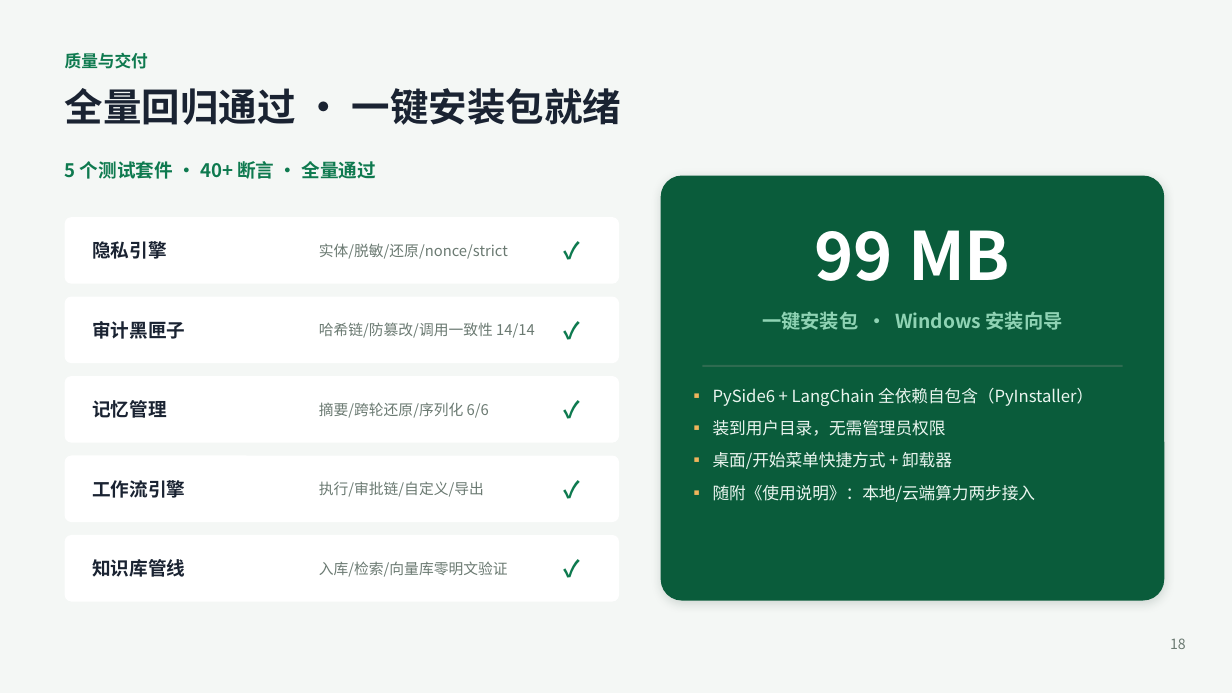
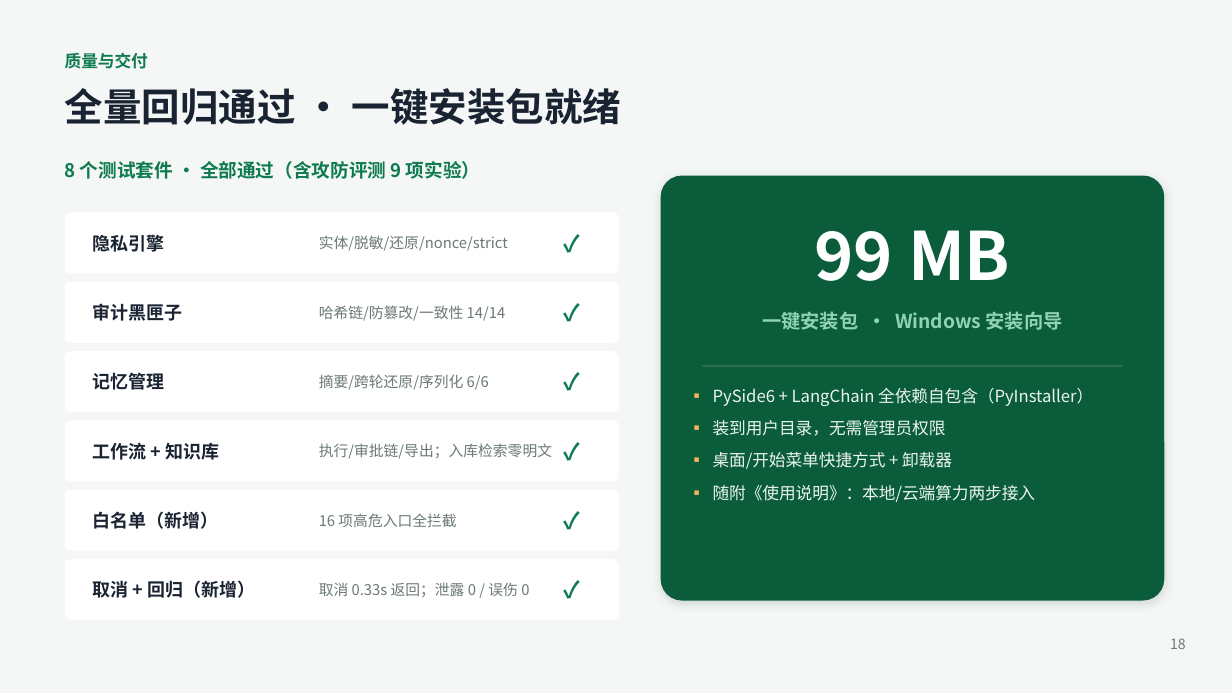
Before and after one commit to Andysun06/yindun-agent, a slide deck: slide 18 of 隐盾安全智能体_项目汇报.pptx. Drawn at 1232x693 pixels with LibreOffice and Linux fonts; fonts in the diff are those of the drawing. Boxes give left, top, right and bottom in pixels: in the first picture for what was removed or moved away, otherwise in the second. Text is boxed around its words. In the diff, an @@ line names an element or a change of style, - is before the commit and + after.

Commit message:
文档同步：技术报告与PPT对齐第二轮安全加固（表3新增5条红队记录、表4扩至8套件、审批弹窗换新界面图、命令白名单口径更新）

```diff
--- a/隐盾安全智能体_项目汇报.pptx
+++ b/隐盾安全智能体_项目汇报.pptx
@@ text at (65, 161, 481, 179): text changed @@
-5 个测试套件 · 40+ 断言 · 全量通过
+8 个测试套件 · 全部通过（含攻防评测 9 项实验）
@@ rounded rectangle: place and size @@
-rounded rectangle at (65, 217, 619, 284)
+rounded rectangle at (65, 213, 619, 274)
@@ text "实体/脱敏/还原/nonce/strict": place and size @@
-text "实体/脱敏/还原/nonce/strict" at (319, 243, 508, 259)
+text "实体/脱敏/还原/nonce/strict" at (319, 235, 508, 251)
@@ text "✓" rewrapped from (564, 217, 610, 284) to (564, 213, 610, 274) @@
@@ rounded rectangle: place and size @@
-rounded rectangle at (65, 297, 619, 363)
+rounded rectangle at (65, 282, 619, 343)
@@ text "审计黑匣子": place and size @@
-text "审计黑匣子" at (92, 321, 185, 339)
+text "审计黑匣子" at (92, 303, 182, 321)
@@ text "✓" rewrapped from (564, 297, 610, 363) to (564, 282, 610, 343) @@
@@ text at (319, 305, 506, 321): text changed @@
-哈希链/防篡改/调用一致性 14/14
+哈希链/防篡改/一致性 14/14
@@ rounded rectangle: place and size @@
-rounded rectangle at (65, 376, 619, 443)
+rounded rectangle at (65, 351, 619, 412)
@@ size 14.5 to 14 pt in 3 elements at (92, 234, 164, 252), (92, 303, 182, 321), (92, 372, 164, 390) @@
@@ text "记忆管理": place and size @@
-text "记忆管理" at (92, 400, 167, 418)
+text "记忆管理" at (92, 372, 164, 390)
@@ text "摘要/跨轮还原/序列化 6/6": place and size @@
-text "摘要/跨轮还原/序列化 6/6" at (319, 402, 489, 418)
+text "摘要/跨轮还原/序列化 6/6" at (319, 374, 489, 390)
@@ text "✓" rewrapped from (564, 376, 610, 443) to (564, 351, 610, 412) @@
@@ rounded rectangle added at (65, 421, 619, 482), fill #FFFFFF @@
@@ text at (92, 443, 219, 460): text changed; size 14.5 to 14 pt @@
-工作流引擎
+工作流 + 知识库
@@ text at (319, 443, 552, 459): text changed @@
-执行/审批链/自定义/导出
+执行/审批链/导出；入库检索零明文
@@ text added at (564, 421, 610, 482), 18 pt, text #0E7A4F, bold @@
+✓
@@ rounded rectangle: place and size @@
-rounded rectangle at (65, 456, 619, 522)
+rounded rectangle at (65, 490, 619, 551)
@@ text "✓" rewrapped from (564, 456, 610, 522) to (564, 490, 610, 551) @@
@@ text added at (92, 511, 218, 529), 14 pt, text #1A2332, bold @@
+白名单（新增）
@@ text added at (319, 513, 456, 527), 11.5 pt, text #6B7A72 @@
+16 项高危入口全拦截
@@ rounded rectangle: place and size @@
-rounded rectangle at (65, 535, 619, 602)
+rounded rectangle at (65, 559, 619, 620)
@@ text removed at (92, 559, 185, 577) @@
-知识库管线
@@ text removed at (319, 561, 508, 577) @@
-入库/检索/向量库零明文验证
@@ text "✓" rewrapped from (564, 535, 610, 602) to (564, 559, 610, 620) @@
@@ text added at (92, 580, 255, 598), 14 pt, text #1A2332, bold @@
+取消 + 回归（新增）
@@ text added at (319, 582, 529, 597), 11.5 pt, text #6B7A72 @@
+取消 0.33s 返回；泄露 0 / 误伤 0
```
Also in this commit, not shown: 4 other slides changed, 4 other files.
